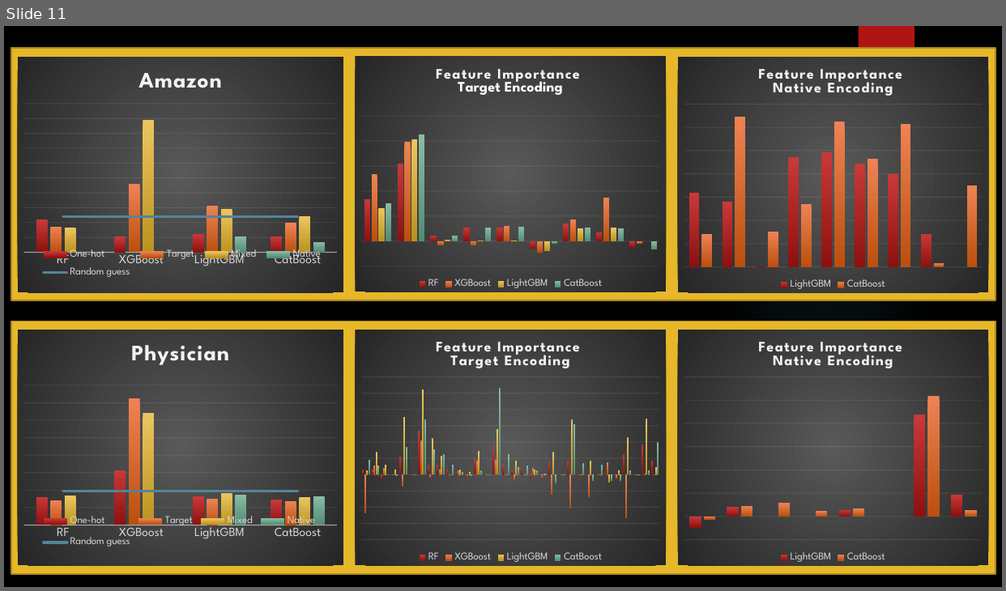
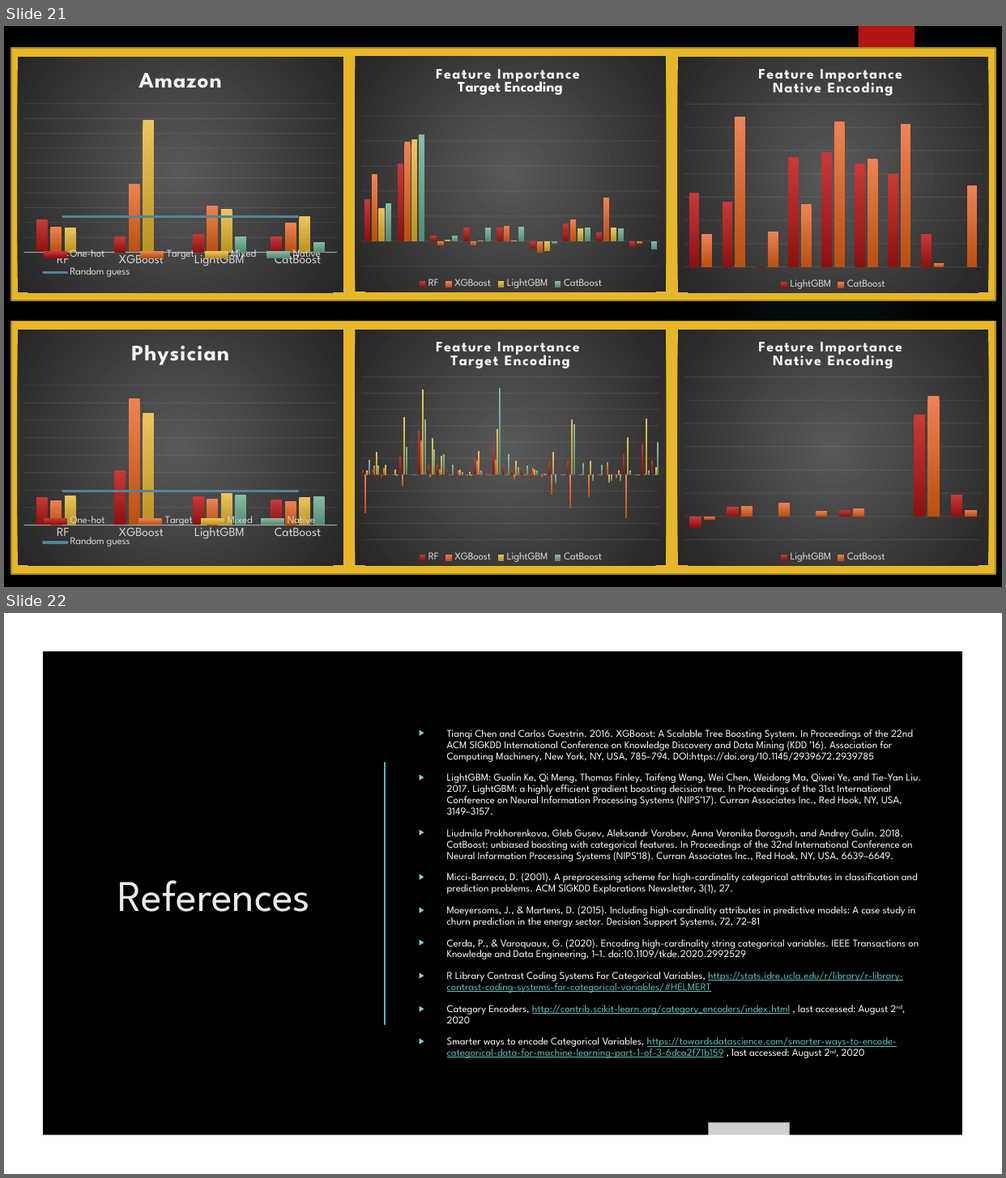
Before and after one commit to mohannishant6/MSc-Thesis, a slide deck: GBDT.pptx. Shown one above the other, each under a label of ours: slide 11 before the commit, slides 21 and 22 after it. The pictures are 1006x591 and 1006x1178 pixels, drawn with LibreOffice and Linux fonts; fonts in the diff are those of the drawing; grey boxes stand for pictures; background and template pictures are left out. Boxes give left, top, right and bottom in pixels: in the first picture for what was removed or moved away, otherwise in the second. Text is boxed around its words. In the diff, an @@ line names an element or a change of style, - is before the commit and + after.

```diff
--- a/GBDT.pptx
+++ b/GBDT.pptx
@@ slide 22 added at <box>4,613,1002,1174</box>, background picture (left out) @@
@@ rectangle added at <box>4,613,1002,1174</box>, fill #000000 @@
@@ freeform shape added at <box>4,613,1002,1174</box>, fill #FFFFFF @@
@@ picture added at <box>659,613,790,707</box> @@
@@ rectangle added at <box>859,613,914,707</box>, fill #B01513 @@
@@ text added at <box>447,730,921,1059</box>, 10 pt, text #FFFFFF @@
+▶ Tianqi Chen and Carlos Guestrin. 2016. XGBoost: A Scalable Tree Boosting System. In Proceedings of the 22nd ACM SIGKDD International Conference on Knowledge Discovery and Data Mining (KDD ’16). Association for Computing Machinery, New York, NY, USA, 785–794. DOI:https://doi.org/10.1145/2939672.2939785
+▶ LightGBM: Guolin Ke, Qi Meng, Thomas Finley, Taifeng Wang, Wei Chen, Weidong Ma, Qiwei Ye, and Tie-Yan Liu. 2017. LightGBM: a highly efficient gradient boosting decision tree. In Proceedings of the 31st International Conference on Neural Information Processing Systems (NIPS’17). Curran Associates Inc., Red Hook, NY, USA, 3149–3157.
+▶ Liudmila Prokhorenkova, Gleb Gusev, Aleksandr Vorobev, Anna Veronika Dorogush, and Andrey Gulin. 2018. CatBoost: unbiased boosting with categorical features. In Proceedings of the 32nd International Conference on Neural Information Processing Systems (NIPS’18). Curran Associates Inc., Red Hook, NY, USA, 6639–6649.
+▶ Micci-Barreca, D. (2001). A preprocessing scheme for high-cardinality categorical attributes in classification and prediction problems. ACM SIGKDD Explorations Newsletter, 3(1), 27.
+▶ Moeyersoms, J., & Martens, D. (2015). Including high-cardinality attributes in predictive models: A case study in churn prediction in the energy sector. Decision Support Systems, 72, 72–81
+▶ Cerda, P., & Varoquaux, G. (2020). Encoding high-cardinality string categorical variables. IEEE Transactions on Knowledge and Data Engineering, 1–1. doi:10.1109/tkde.2020.2992529
+▶ R Library Contrast Coding Systems For Categorical Variables, https://stats.idre.ucla.edu/r/library/r-library-contrast-coding-systems-for-categorical-variables/#HELMERT
+▶ Category Encoders, http://contrib.scikit-learn.org/category_encoders/index.html , last accessed: August 2nd, 2020
+▶ Smarter ways to encode Categorical Variables, https://towardsdatascience.com/smarter-ways-to-encode-categorical-data-for-machine-learning-part-1-of-3-6dca2f71b159 , last accessed: August 2nd, 2020
@@ line added from (385, 763) to (385, 1024), #50B9C1 1.5 pt @@
@@ picture added at <box>4,832,334,1174</box> @@
@@ picture added at <box>4,850,128,1043</box> @@
@@ title added at <box>117,880,310,912</box>, 42 pt, text #EBEBEB @@
+References
@@ picture added at <box>709,1112,790,1174</box> @@
@@ picture added at <box>709,1122,790,1174</box> @@
@@ what was slide 11 is now slide 21 @@
```
Also in this commit, not shown: 8 slides changed, 10 other slides added, 1 slide removed, 2 other files.
